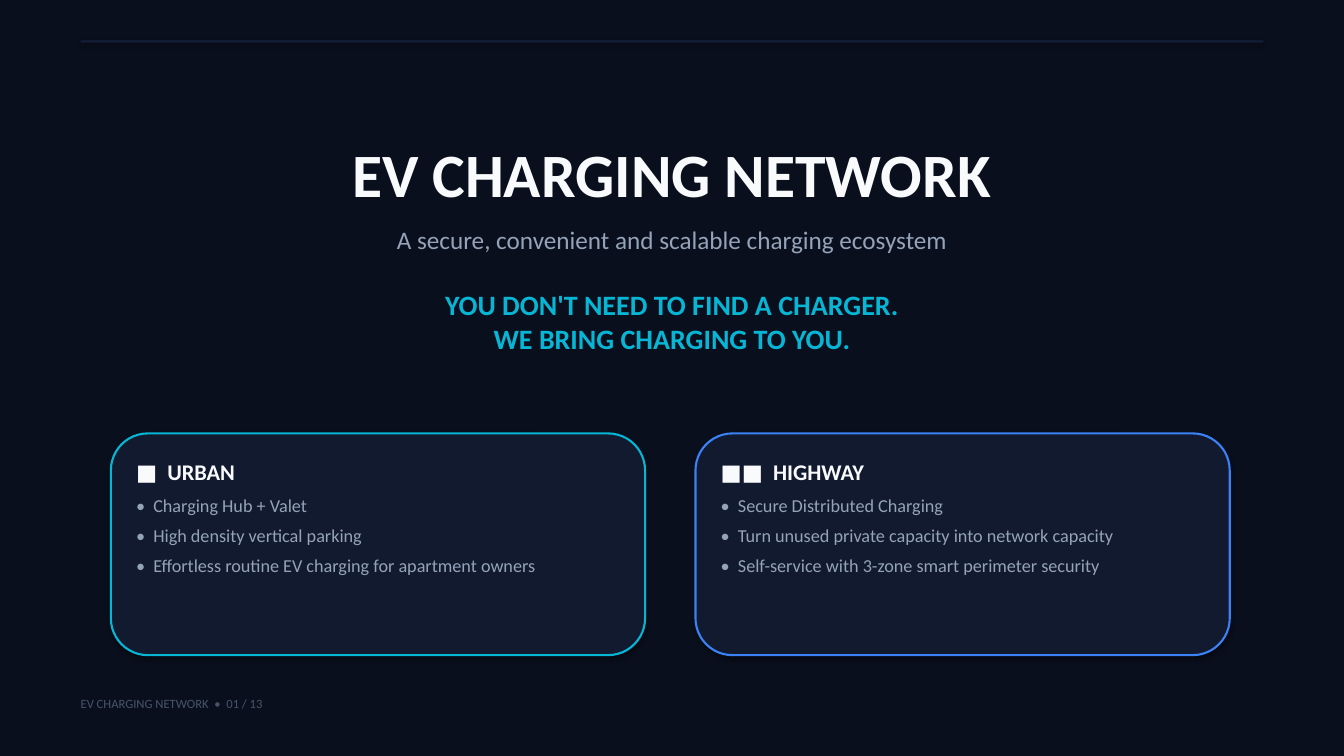
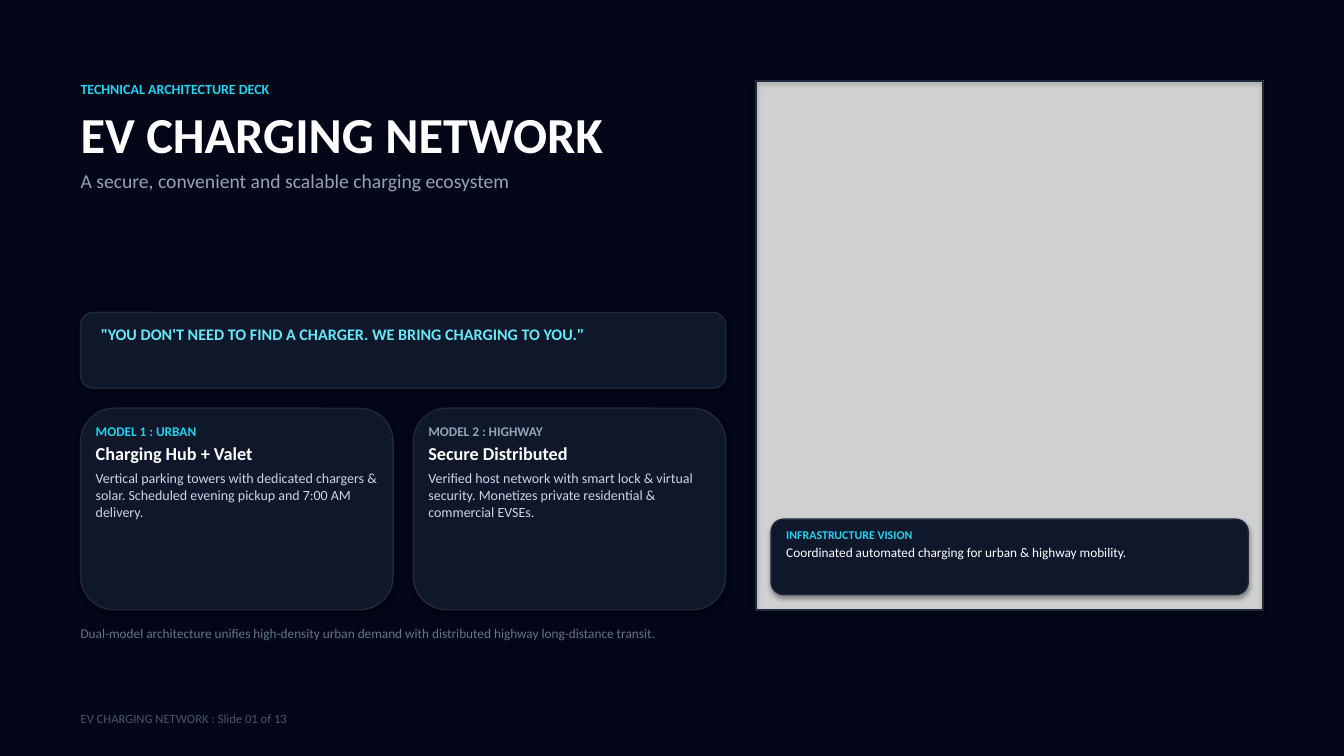
Before and after one commit to kanaseprathamesh568-a11y/ev-charging-network-presentation, a slide deck: slide 1 of EV_Charging_Network_Presentation.pptx. Drawn at 1344x756 pixels with LibreOffice and Linux fonts; fonts in the diff are those of the drawing; grey boxes stand for pictures. Boxes give left, top, right and bottom in pixels: in the first picture for what was removed or moved away, otherwise in the second. Text is boxed around its words. In the diff, an @@ line names an element or a change of style, - is before the commit and + after.

Commit message:
Update downloadable PPTX with real photographic visuals and undistorted 16:9 layout

```diff
--- a/EV_Charging_Network_Presentation.pptx
+++ b/EV_Charging_Network_Presentation.pptx
@@ rectangle at [0,0,1344,756]: fill #0A0F1D to #020617 @@
@@ rectangle removed at [81,40,1263,42] @@
@@ text added at [81,85,603,192], 14 pt, text #94A3B8 @@
+TECHNICAL ARCHITECTURE DECK
+EV CHARGING NETWORK
+A secure, convenient and scalable charging ecosystem
@@ picture added at [756,81,1263,610] @@
@@ rectangle added at [756,81,1263,610], outline #1E293B 1.5 pt @@
@@ rounded rectangle added at [81,313,726,388], fill #0F172A, outline #1E293B 1 pt @@
@@ text at [101,329,584,340]: text changed; size 20 to 11.5 pt; text colour #06B6D4 to #67E8F9 @@
-EV CHARGING NETWORK
-A secure, convenient and scalable charging ecosystem
-YOU DON'T NEED TO FIND A CHARGER.
-WE BRING CHARGING TO YOU.
+"YOU DON'T NEED TO FIND A CHARGER. WE BRING CHARGING TO YOU."
@@ rounded rectangle added at [81,408,393,610], fill #0F172A, outline #1E293B 1 pt @@
@@ rounded rectangle added at [413,408,726,610], fill #0F172A, outline #1E293B 1 pt @@
@@ text added at [96,427,364,520], 10 pt, text #CBD5E1 @@
+MODEL 1 : URBAN
+Charging Hub + Valet
+Vertical parking towers with dedicated chargers & solar. Scheduled evening pickup and 7:00 AM delivery.
@@ rounded rectangle removed at [111,434,645,655] @@
@@ text added at [428,427,692,517], 10 pt, text #CBD5E1 @@
+MODEL 2 : HIGHWAY
+Secure Distributed
+Verified host network with smart lock & virtual security. Monetizes private residential & commercial EVSEs.
@@ text removed at [153,465,535,575] @@
-■ URBAN
-• Charging Hub + Valet
-• High density vertical parking
-• Effortless routine EV charging for apartment owners
@@ text removed at [738,465,1114,575] @@
-■■ HIGHWAY
-• Secure Distributed Charging
-• Turn unused private capacity into network capacity
-• Self-service with 3-zone smart perimeter security
@@ rounded rectangle: place and size @@
-rounded rectangle at [696,434,1230,655]
+rounded rectangle at [771,519,1248,595]
@@ rounded rectangle at [771,519,1248,595]: fill #121A2F to #0F172A; outline #3B82F6 1.5 pt to #1E293B 1 pt @@
@@ text added at [786,531,1127,560], 9.5 pt, text #FFFFFF @@
+INFRASTRUCTURE VISION
+Coordinated automated charging for urban & highway mobility.
@@ text added at [81,629,655,640], 9.5 pt, text #64748B @@
+Dual-model architecture unifies high-density urban demand with distributed highway long-distance transit.
@@ text at [81,714,287,723]: text changed @@
-EV CHARGING NETWORK • 01 / 13
+EV CHARGING NETWORK : Slide 01 of 13
```
Also in this commit, not shown: 7 other slides changed, 5 slides added, 5 slides removed, 1 other file.
